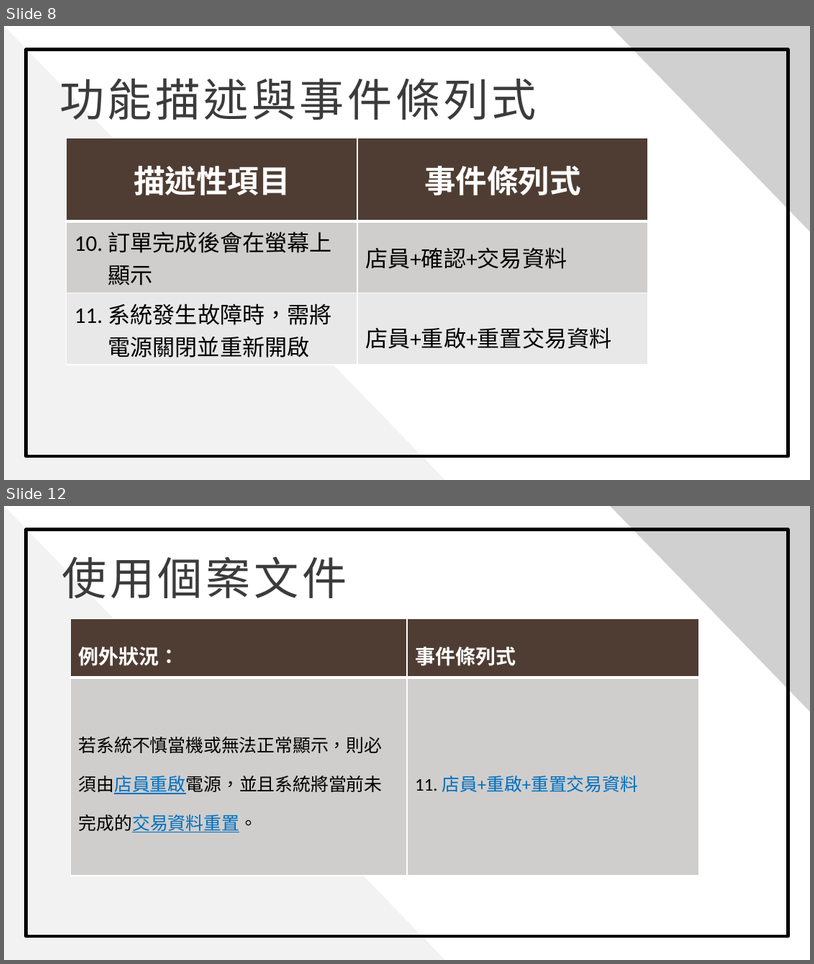
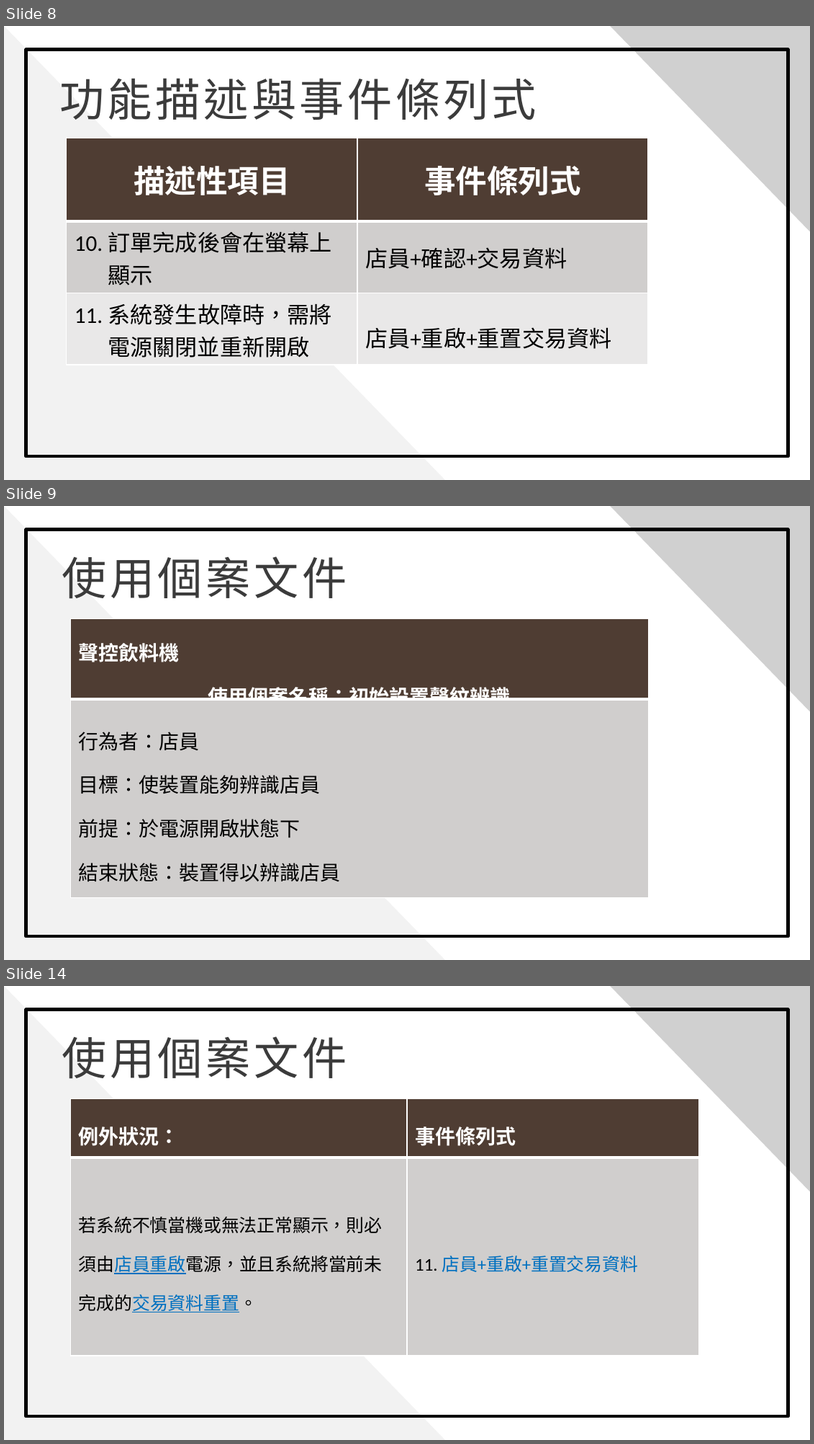
Before and after one commit to 0451030/108_SE_Team8, a slide deck: 軟體工程_期中報告.pptx. Shown one above the other, each under a label of ours: slides 8 and 12 before the commit, slides 8, 9 and 14 after it; the slides between them are not shown. The pictures are 814x964 and 814x1444 pixels, drawn with LibreOffice and Linux fonts; fonts in the diff are those of the drawing; grey boxes stand for pictures; background and template pictures are left out. Boxes give left, top, right and bottom in pixels: in the first picture for what was removed or moved away, otherwise in the second. Text is boxed around its words. In the diff, an @@ line names an element or a change of style, - is before the commit and + after.

```diff
--- a/軟體工程_期中報告.pptx
+++ b/軟體工程_期中報告.pptx
@@ slide 9 added at <box>4,506,810,960</box>, background picture (left out) @@
@@ rectangle added at <box>4,506,810,959</box>, fill #FFFFFF @@
@@ triangle added at <box>4,506,445,959</box>, fill #F2F2F2 @@
@@ picture added at <box>610,506,810,712</box> @@
@@ rectangle added at <box>26,529,789,936</box>, outline #000000 3 pt @@
@@ text added at <box>62,556,347,599</box>, 40 pt, text #3B3B3B @@
+使用個案文件
@@ table added at <box>71,619,649,894</box>, 2 rows, 1 columns @@
+聲控飲料機 / 使用個案名稱：初始設置聲紋辨識
+行為者：店員 / 目標：使裝置能夠辨識店員 / 前提：於電源開啟狀態下 / 結束狀態：裝置得以辨識店員
@@ what was slide 12 is now slide 14 @@
```
Also in this commit, not shown: 10 slides changed, 2 other slides added.
